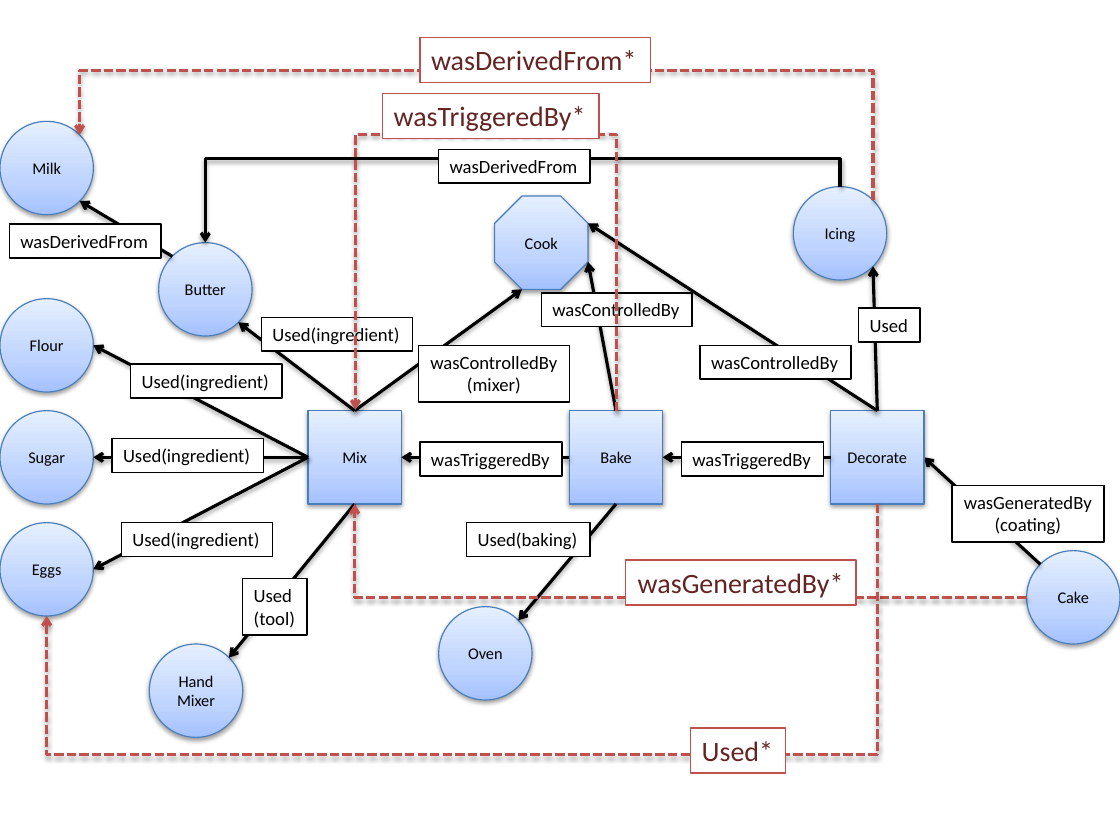
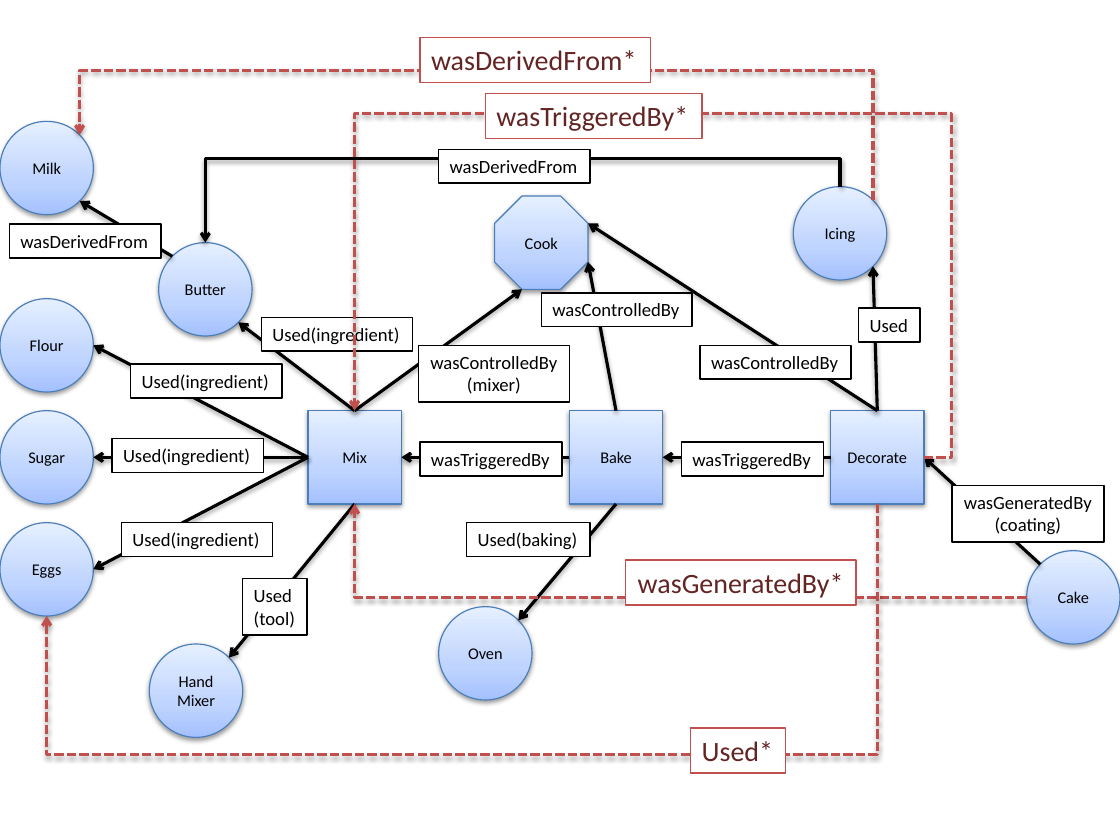
Before and after one commit to gems-uff/sdm, a slide deck: slide 3 of Documents/Dissertacao/dissertation_figures.pptx. Drawn at 1120x840 pixels with LibreOffice and Linux fonts; fonts in the diff are those of the drawing. Boxes give left, top, right and bottom in pixels: in the first picture for what was removed or moved away, otherwise in the second. Text is boxed around its words. In the diff, an @@ line names an element or a change of style, - is before the commit and + after.

Commit message:
Updated cake graph (inferences) in dissertation_figures.pptx Added Esteban's revision (dissertacao_completa_v1 - Esteban.docx) Added dissertacao_completa_v2.docx

```diff
--- a/Documents/Dissertacao/dissertation_figures.pptx
+++ b/Documents/Dissertacao/dissertation_figures.pptx
@@ elbow arrow moved from (617, 411) - (355, 410) to (924, 457) - (355, 411) @@
@@ rectangle "wasTriggeredBy*": place and size @@
-rectangle "wasTriggeredBy*" at bbox=[383, 93, 599, 138]
+rectangle "wasTriggeredBy*" at bbox=[485, 93, 701, 138]
```
Also in this commit, not shown: 2 other files.
